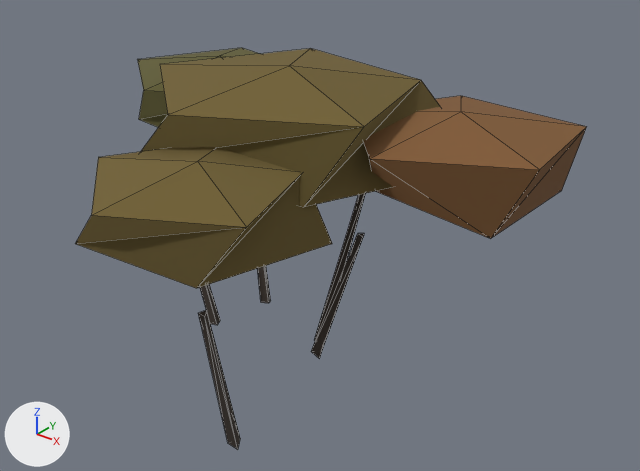
The glTF model public/models/woody-kit/sand-plum-lite.glb: old version first, new version second.
Camera for both pictures: a camera (50 mm lens) standing at (2.64, -3.07, 2.62) and looking at (0.22, -0.05, 0.75). The axes (+X, +Y, +Z) are drawn at lower left. The lights are the same throughout. The older version comes first. Mesh edges are drawn as thin lines. Where no turn or scale is listed for an object, it has been applied to the vertices. Vertices at exactly the same position are counted once.

In view in the first picture: 'sand-plum-lite / foliage', 'sand-plum-lite / wood'.
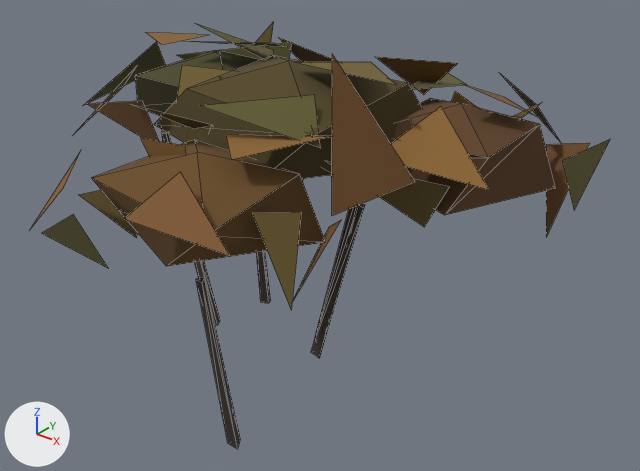
Pixel boxes [x1, y1, x2, y2] of what changed, in the pictures (640 x 471 px; the box of a moved part takes in the faces that stretch with it):
```json
{"object": "sand-plum-lite / foliage", "change": "reshaped", "before": [75, 48, 586, 288], "after": [30, 22, 610, 309], "on screen": "13% wider, 20% taller"}
{"object": "sand-plum-lite / wood", "change": "reshaped", "before": [198, 193, 366, 449], "after": [162, 132, 365, 449]}
{"part": 1, "of": "me_sand_plum_lite___foliage", "change": "rebuilt", "before": [141, 49, 441, 207], "after": [154, 55, 422, 179], "on screen": "11% narrower, 21% shorter"}
{"part": 2, "of": "me_sand_plum_lite___foliage", "change": "rebuilt", "before": [137, 48, 259, 127], "after": [135, 50, 260, 113]}
{"part": 3, "of": "me_sand_plum_lite___foliage", "change": "rebuilt", "before": [363, 96, 586, 239], "after": [394, 98, 556, 215]}
{"part": 4, "of": "me_sand_plum_lite___foliage", "change": "rebuilt", "before": [75, 147, 332, 288], "after": [92, 140, 325, 266], "on screen": "9% narrower, 11% shorter"}
{"part": 5, "of": "me_sand_plum_lite___foliage", "change": "added", "after": [30, 22, 610, 309]}
{"part": 6, "of": "me_sand_plum_lite___wood", "change": "moved or reshaped", "before": [200, 287, 208, 314], "after": [162, 132, 200, 278], "on screen": "mostly hidden before"}
{"part": 7, "of": "me_sand_plum_lite___wood", "change": "moved or reshaped", "before": [264, 266, 271, 303], "after": [263, 251, 271, 303], "on screen": "mostly hidden"}
{"part": 8, "of": "me_sand_plum_lite___wood", "change": "moved or reshaped", "before": [316, 194, 364, 333], "after": [316, 208, 353, 332], "on screen": "mostly hidden"}
{"part": 9, "of": "me_sand_plum_lite___wood", "change": "moved or reshaped", "before": [311, 233, 364, 358], "after": [311, 205, 365, 358]}
{"part": 10, "of": "me_sand_plum_lite___wood", "change": "moved or reshaped", "before": [198, 310, 240, 449], "after": [196, 277, 240, 449]}
```

The change, as JSON lines over the scene's bpy script:
```json
{"block": "me_sand_plum_lite___foliage", "where": "# used by ob_sand_plum_lite___foliage; location = (0.0, 0.0, 0.0)"}
{"op": "remove", "block": "me_sand_plum_lite___foliage", "code": "me_sand_plum_lite___foliage.from_pydata(...)  # 48 vertices, 80 faces; spans x -1.27..1.26, y -1.24..0.72, z 0.95..1.53"}
{"op": "add", "block": "me_sand_plum_lite___foliage", "code": "me_sand_plum_lite___foliage.from_pydata(...)  # 160 vertices, 104 faces; spans x -1.45..1.36, y -1.28..0.92, z 0.79..1.79"}
{"block": "me_sand_plum_lite___foliage", "change": "me_sand_plum_lite___foliage part 1: the loose piece of 12 vertices spanning x -0.88..0.88, y -0.66..0.59, z 1.06..1.53 is rebuilt with 10 vertices and now spans x -0.68..0.73, y -0.53..0.41, z 1.04..1.56"}
{"block": "me_sand_plum_lite___foliage", "change": "me_sand_plum_lite___foliage part 2: the loose piece of 12 vertices spanning x -1.27..-0.14, y -0.23..0.68, z 1.02..1.42 is rebuilt with 10 vertices and now spans x -1.18..-0.3, y -0.1..0.58, z 0.99..1.45"}
{"block": "me_sand_plum_lite___foliage", "change": "me_sand_plum_lite___foliage part 3: the loose piece of 12 vertices spanning x 0.15..1.26, y -0.27..0.72, z 0.99..1.39 is rebuilt with 10 vertices and now spans x 0.26..1.17, y -0.1..0.72, z 0.97..1.43"}
{"block": "me_sand_plum_lite___foliage", "change": "me_sand_plum_lite___foliage part 4: the loose piece of 12 vertices spanning x -0.41..0.68, y -1.24..-0.32, z 0.95..1.33 is rebuilt with 10 vertices and now spans x -0.21..0.66, y -1.11..-0.38, z 0.94..1.36"}
{"block": "me_sand_plum_lite___foliage", "change": "me_sand_plum_lite___foliage part 5"}
{"block": "me_sand_plum_lite___foliage", "change": "120 vertices are added at x -1.45..1.36, y -1.28..0.92, z 0.79..1.79"}
{"block": "me_sand_plum_lite___foliage", "change": "40 new faces join them"}
{"block": "me_sand_plum_lite___wood", "where": "# used by ob_sand_plum_lite___wood; location = (0.0, 0.0, 0.0)"}
{"op": "remove", "block": "me_sand_plum_lite___wood", "code": "me_sand_plum_lite___wood.from_pydata(...)  # 30 vertices, 35 faces; spans x -0.754..0.431, y -1.029..0.412, z -0.009..0.948"}
{"op": "add", "block": "me_sand_plum_lite___wood", "code": "me_sand_plum_lite___wood.from_pydata(...)  # 30 vertices, 35 faces; spans x -0.754..0.431, y -1.029..0.412, z -0.007..1.097"}
{"block": "me_sand_plum_lite___wood", "change": "me_sand_plum_lite___wood part 6: the 1 vertex in x -0.754, y -0.148, z 0.93 is moved by (0.0, 0.0, 0.151)"}
{"block": "me_sand_plum_lite___wood", "change": "me_sand_plum_lite___wood part 7: the 1 vertex in x -0.639, y 0.412, z 0.762 is moved by (0.0, 0.0, 0.151)"}
{"block": "me_sand_plum_lite___wood", "change": "me_sand_plum_lite___wood part 8: the 1 vertex in x 0.22, y 0.313, z 0.948 is moved by (0.0, 0.0, 0.149)"}
{"block": "me_sand_plum_lite___wood", "change": "me_sand_plum_lite___wood part 9: the 1 vertex in x 0.413, y 0.045, z 0.76 is moved by (0.0, 0.0, 0.151)"}
{"block": "me_sand_plum_lite___wood", "change": "me_sand_plum_lite___wood part 10: 5 of 30 vertices moved; they spanned x 0.32..0.431, y -1.029..-0.754, z -0.008..0.84 and now span x 0.32..0.431, y -1.029..-0.754, z -0.007..0.989; mean shift (0.0, 0.0, 0.09); largest move (0.431, -1.028, 0.83) -> (0.431, -1.029, 0.981)"}
{"block": "me_sand_plum_lite___wood", "change": "other edits to the shape of me_sand_plum_lite___wood do not show in these pictures"}
```
